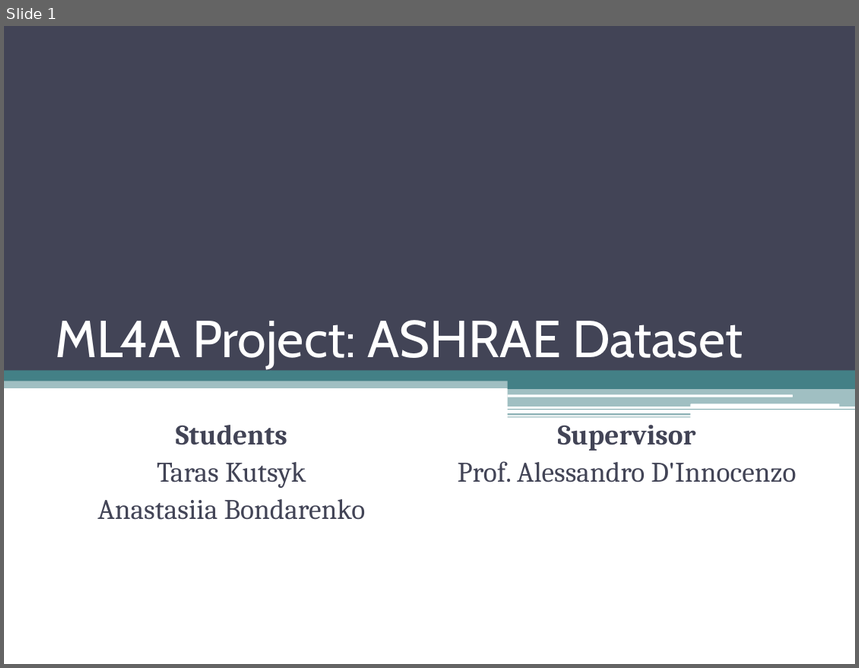
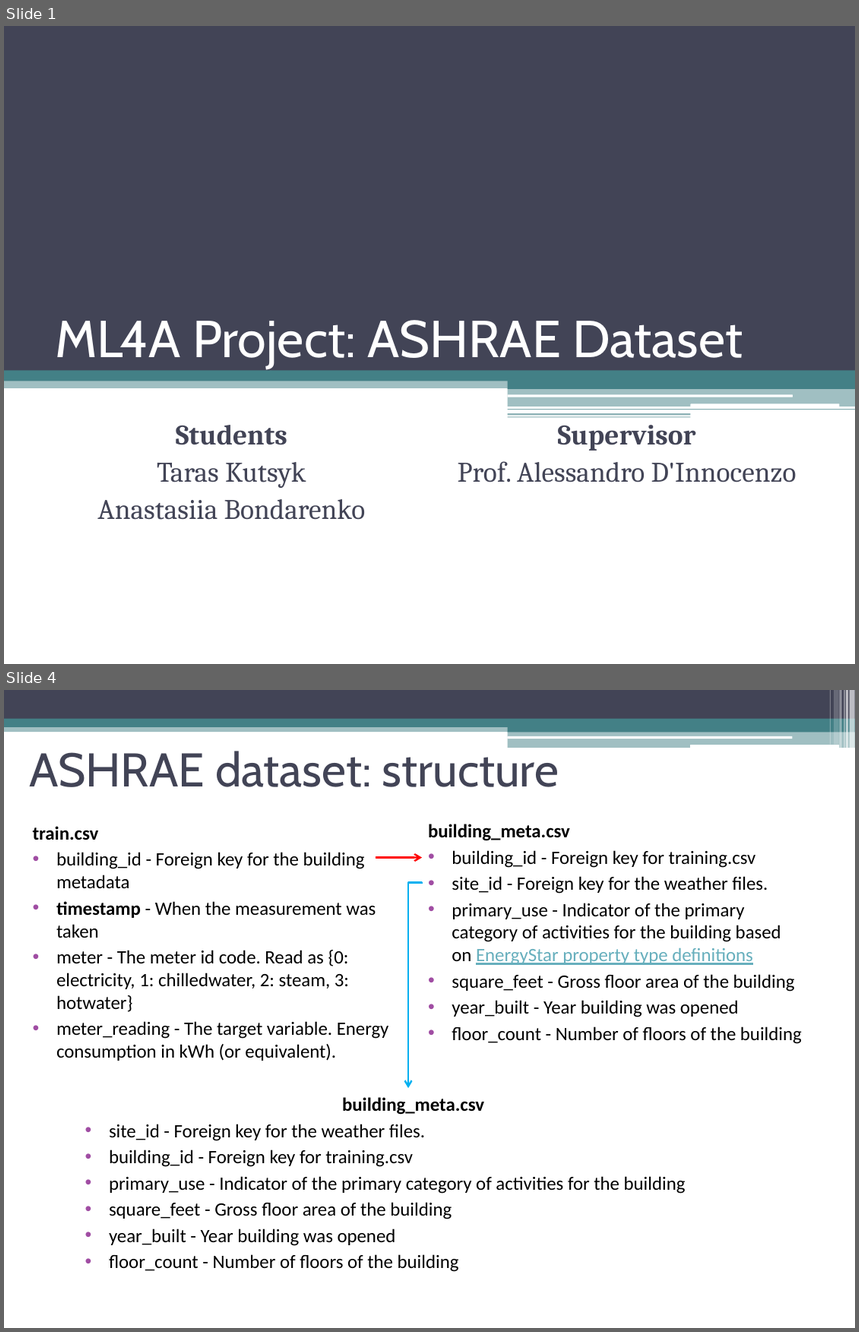
Before and after one commit to TarasKutsyk/ML-for-Automation-Project, a slide deck: Presentation ASHRAE.pptx. Shown one above the other, each under a label of ours: slide 1 before the commit, slides 1 and 4 after it; the slides between them are not shown. The pictures are 859x668 and 859x1332 pixels, drawn with LibreOffice and Linux fonts; fonts in the diff are those of the drawing. Boxes give left, top, right and bottom in pixels: in the first picture for what was removed or moved away, otherwise in the second. Text is boxed around its words. In the diff, an @@ line names an element or a change of style, - is before the commit and + after.

Commit message:
(Pres.) Dataset slides added

```diff
--- a/Presentation ASHRAE.pptx
+++ b/Presentation ASHRAE.pptx
@@ slide 4 added at (4, 690, 855, 1328), background #FFFFFF @@
@@ rectangle added at (4, 690, 855, 719), fill #424456 @@
@@ rectangle added at (829, 690, 831, 745), fill #FFFFFF at 30% opacity @@
@@ rectangle added at (834, 690, 839, 745), fill #FFFFFF at 20% opacity @@
@@ rectangle added at (840, 690, 842, 748), fill #FFFFFF at 40% opacity @@
@@ rectangle added at (844, 690, 845, 748), fill #FFFFFF at 60% opacity @@
@@ rectangle added at (846, 690, 848, 748), fill #FFFFFF at 65% opacity @@
@@ rectangle added at (850, 690, 855, 748), fill #FFFFFF at 65% opacity @@
@@ rectangle added at (4, 724, 855, 732), fill #438086 at 50% opacity @@
@@ rectangle added at (4, 719, 855, 727), fill #438086 @@
@@ rectangle added at (508, 723, 855, 732), fill #438086 @@
@@ rectangle added at (508, 731, 855, 748), fill #438086 at 50% opacity @@
@@ title added at (29, 746, 559, 787), 40 pt, text #424456 @@
+ASHRAE dataset: structure
@@ rounded rectangle added at (507, 736, 792, 739), fill #FFFFFF @@
@@ rounded rectangle added at (690, 745, 839, 748), fill #FFFFFF @@
@@ text added at (33, 826, 389, 1061), 16 pt, text #000000 @@
+train.csv
+• building_id - Foreign key for the building metadata
+• timestamp - When the measurement was taken
+• meter - The meter id code. Read as {0: electricity, 1: chilledwater, 2: steam, 3: hotwater}
+• meter_reading - The target variable. Energy consumption in kWh (or equivalent).
@@ text added at (428, 824, 802, 1044), 16 pt, text #000000 @@
+building_meta.csv
+• building_id - Foreign key for training.csv
+• site_id - Foreign key for the weather files.
+• primary_use - Indicator of the primary category of activities for the building based on EnergyStar property type definitions
+• square_feet - Gross floor area of the building
+• year_built - Year building was opened
+• floor_count - Number of floors of the building
@@ arrow added from (376, 858) to (422, 858), #FF0000 1.5 pt @@
@@ elbow arrow added from (422, 884) to (408, 1088), #00B0F0 1.5 pt @@
@@ text added at (109, 1097, 686, 1272), 16 pt, text #000000 @@
+building_meta.csv
+• site_id - Foreign key for the weather files.
+• building_id - Foreign key for training.csv
+• primary_use - Indicator of the primary category of activities for the building
+• square_feet - Gross floor area of the building
+• year_built - Year building was opened
+• floor_count - Number of floors of the building
```
Also in this commit, not shown: 1 slide changed, 2 other slides added.
